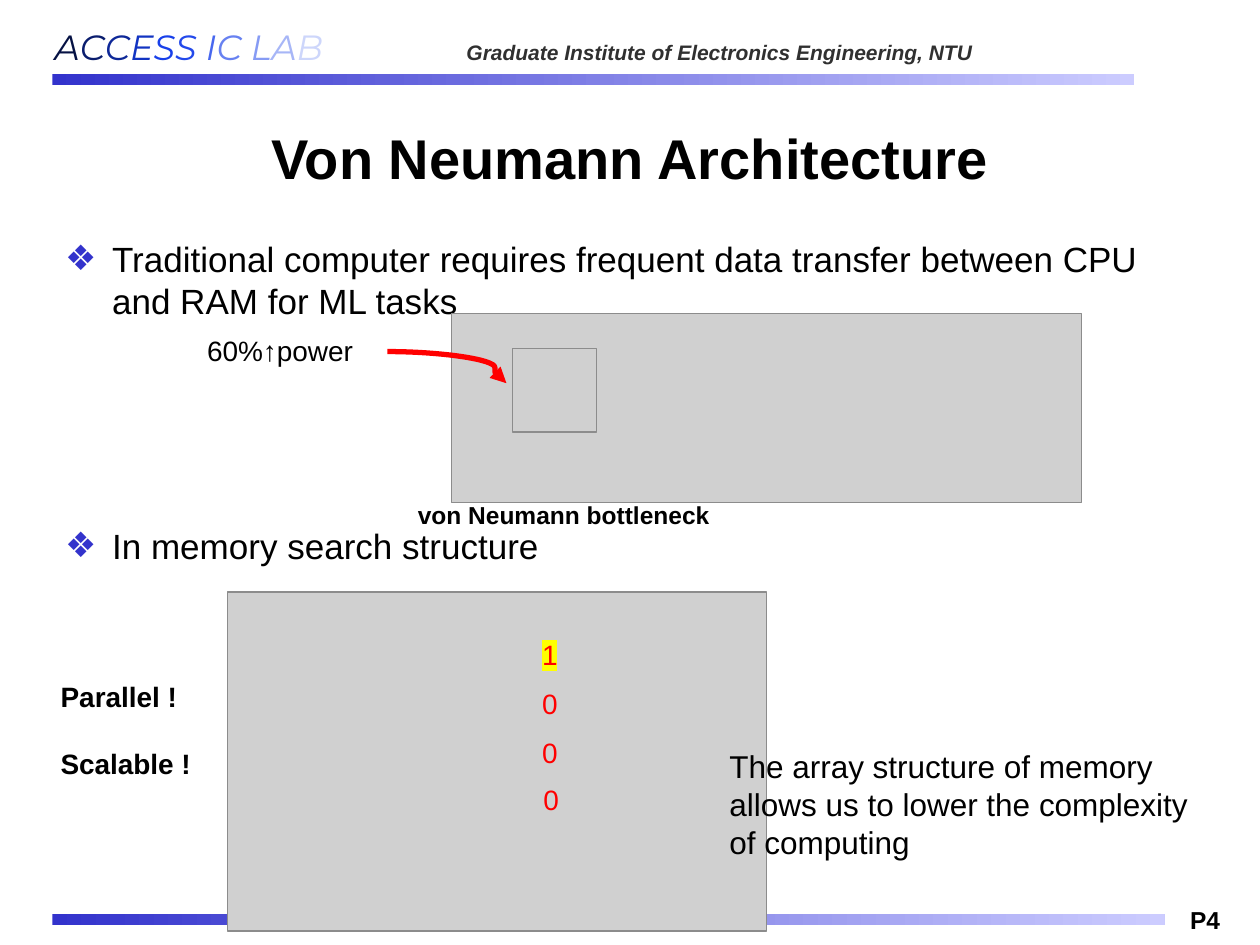
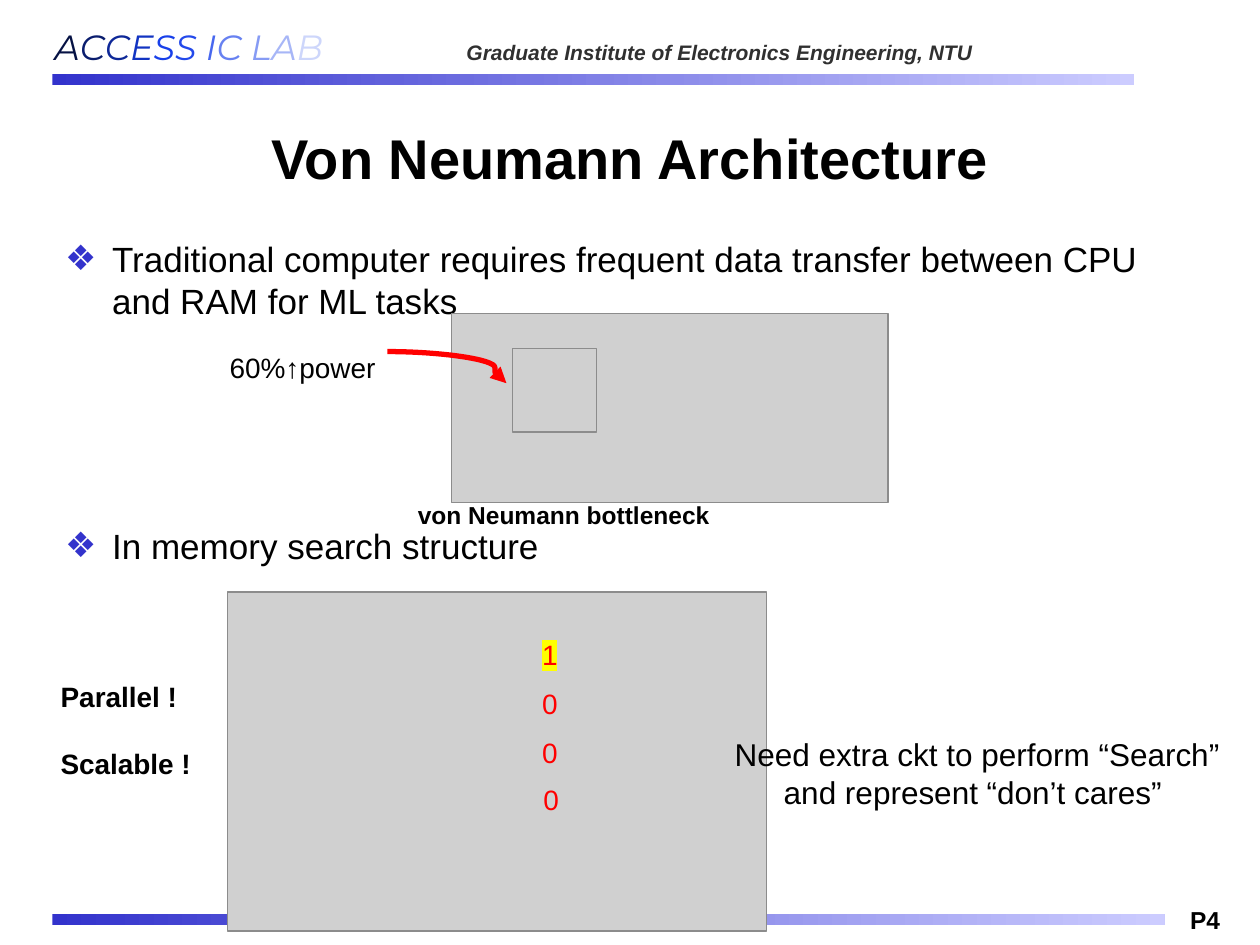
Before and after one commit to Oniontow/AndyWu_Project, a slide deck: slide 4 of IMS_NEW.pptx. Drawn at 1260x945 pixels with LibreOffice and Linux fonts; fonts in the diff are those of the drawing; grey boxes stand for pictures; background and template pictures are left out. Boxes give left, top, right and bottom in pixels: in the first picture for what was removed or moved away, otherwise in the second. Text is boxed around its words. In the diff, an @@ line names an element or a change of style, - is before the commit and + after.

```diff
--- a/IMS_NEW.pptx
+++ b/IMS_NEW.pptx
@@ picture: place and size @@
-picture at bbox=[451, 314, 1081, 503]
+picture at bbox=[451, 314, 887, 503]
@@ text "60%↑power": place and size @@
-text "60%↑power" at bbox=[207, 341, 353, 366]
+text "60%↑power" at bbox=[230, 358, 376, 383]
@@ text at bbox=[735, 741, 1220, 810]: text changed @@
-The array structure of memory allows us to lower the complexity of computing
+Need extra ckt to perform “Search” and represent “don’t cares”
```
Also in this commit, not shown: 10 other slides changed, 1 slide added.
